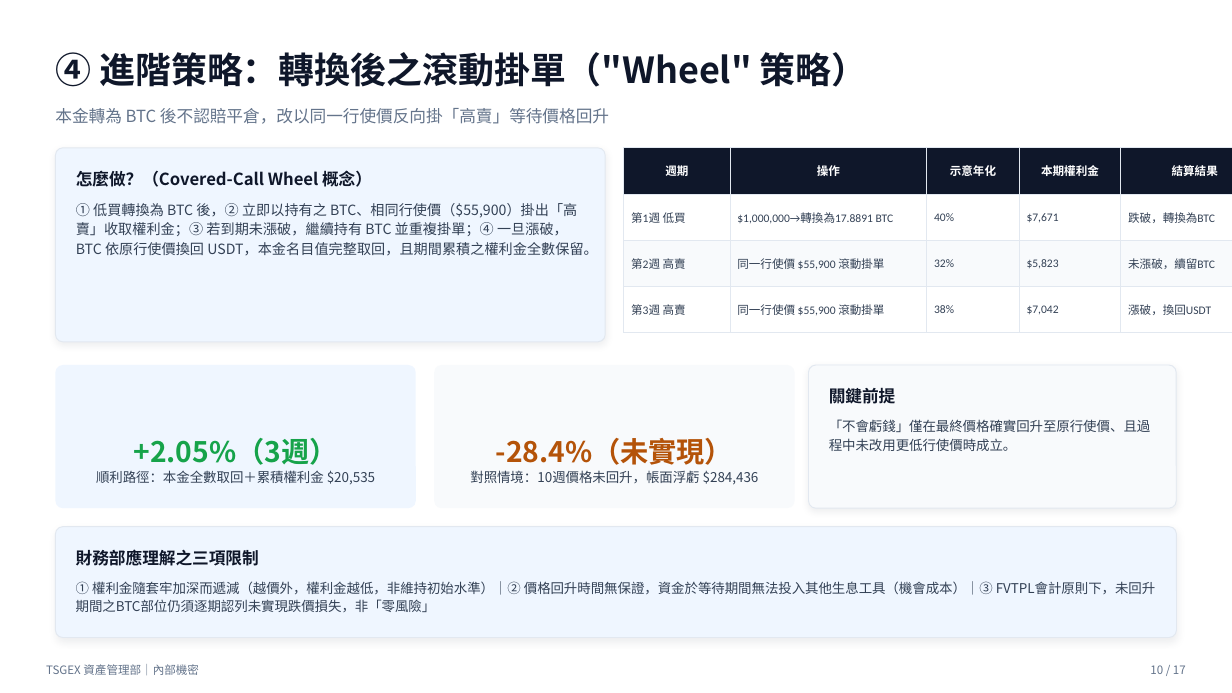
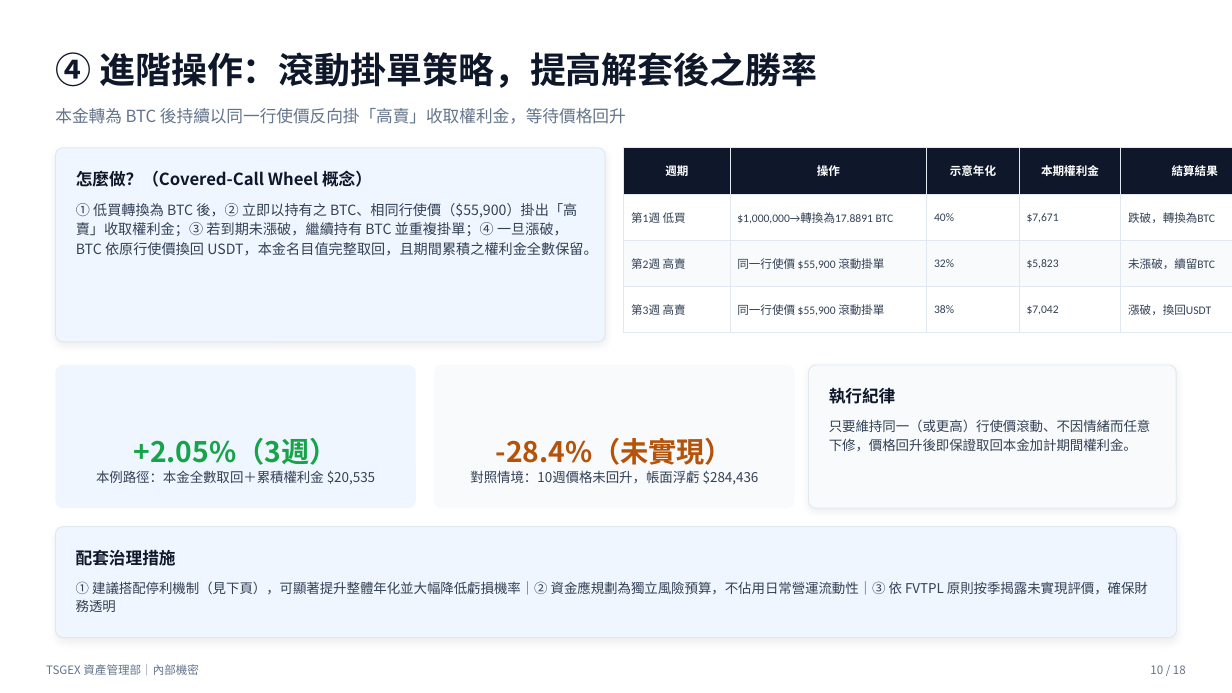
Before and after one commit to Nick-Lai-810362/Nick-Lai-810362, a slide deck: slide 10 of reports/TSGEX_Five_Instrument_Yield_Optimization_Report.pptx. Drawn at 1232x693 pixels with LibreOffice and Linux fonts; fonts in the diff are those of the drawing. Boxes give left, top, right and bottom in pixels: in the first picture for what was removed or moved away, otherwise in the second. Text is boxed around its words. In the diff, an @@ line names an element or a change of style, - is before the commit and + after.

```diff
--- a/reports/TSGEX_Five_Instrument_Yield_Optimization_Report.pptx
+++ b/reports/TSGEX_Five_Instrument_Yield_Optimization_Report.pptx
@@ text at box(55, 52, 817, 88): text changed @@
-④ 進階策略：轉換後之滾動掛單（"Wheel" 策略）
+④ 進階操作：滾動掛單策略，提高解套後之勝率
@@ text at box(55, 108, 626, 124): text changed @@
-本金轉為 BTC 後不認賠平倉，改以同一行使價反向掛「高賣」等待價格回升
+本金轉為 BTC 後持續以同一行使價反向掛「高賣」收取權利金，等待價格回升
@@ text at box(829, 388, 896, 404): text changed @@
-關鍵前提
+執行紀律
@@ text at box(829, 419, 1151, 451): text changed @@
-「不會虧錢」僅在最終價格確實回升至原行使價、且過程中未改用更低行使價時成立。
+只要維持同一（或更高）行使價滾動、不因情緒而任意下修，價格回升後即保證取回本金加計期間權利金。
@@ text at box(96, 470, 375, 484): text changed @@
-順利路徑：本金全數取回＋累積權利金 $20,535
+本例路徑：本金全數取回＋累積權利金 $20,535
@@ text at box(76, 550, 176, 566): text changed @@
-財務部應理解之三項限制
+配套治理措施
@@ text at box(76, 581, 1148, 612): text changed @@
-① 權利金隨套牢加深而遞減（越價外，權利金越低，非維持初始水準）｜② 價格回升時間無保證，資金於等待期間無法投入其他生息工具（機會成本）｜③ FVTPL會計原則下，未回升期間之BTC部位仍須逐期認列未實現跌價損失，非「零風險」
+① 建議搭配停利機制（見下頁），可顯著提升整體年化並大幅降低虧損機率｜② 資金應規劃為獨立風險預算，不佔用日常營運流動性｜③ 依 FVTPL 原則按季揭露未實現評價，確保財務透明
@@ text at box(1150, 665, 1186, 674): text changed @@
-10 / 17
+10 / 18
```
Also in this commit, not shown: 15 other slides changed, 1 slide added, 1 other file.
